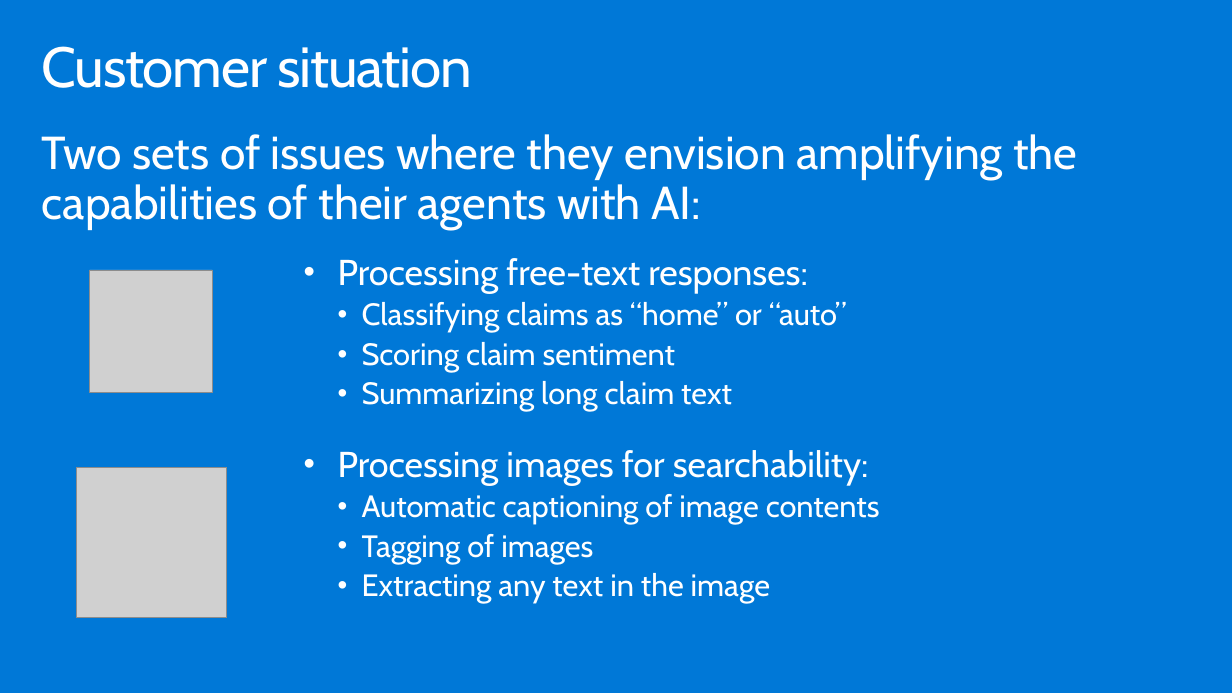
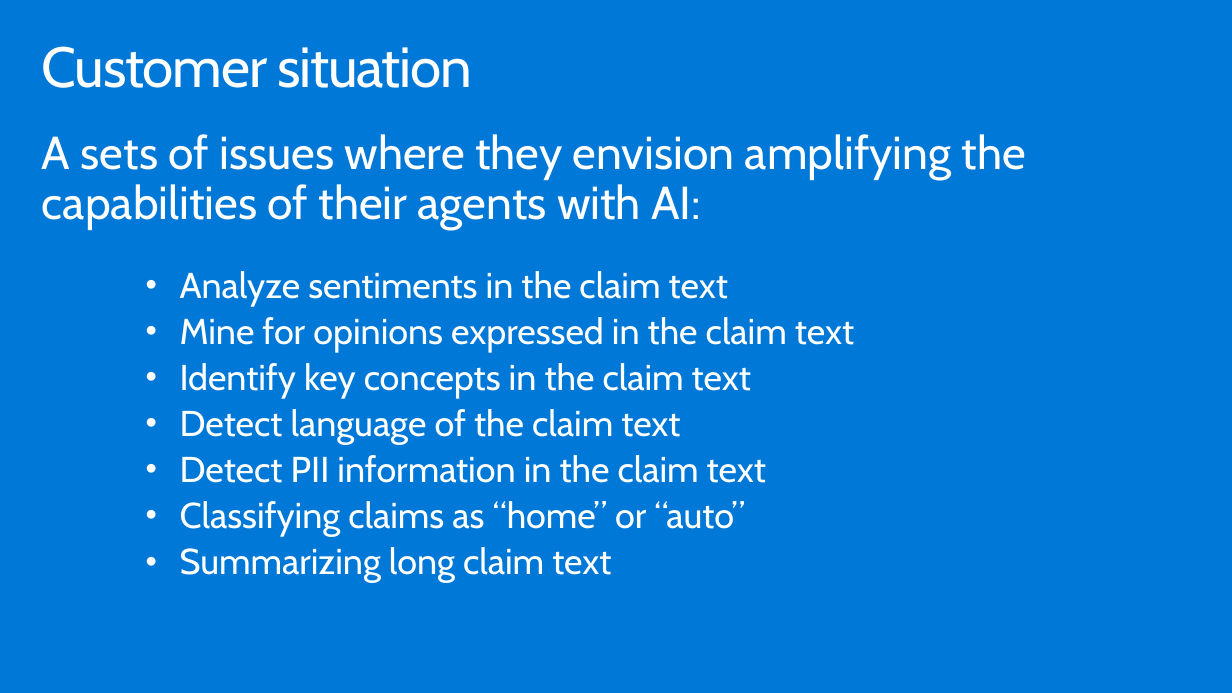
Before and after one commit to microsoft/MCW-Analyzing-text-with-Azure-Machine-Learning-and-Cognitive-Services, a slide deck: slide 5 of Whiteboard design session/WDS trainer presentation - Cognitive Services and deep learning.pptx. Drawn at 1232x693 pixels with LibreOffice and Linux fonts; fonts in the diff are those of the drawing; grey boxes stand for pictures. Boxes give left, top, right and bottom in pixels: in the first picture for what was removed or moved away, otherwise in the second. Text is boxed around its words. In the diff, an @@ line names an element or a change of style, - is before the commit and + after.

```diff
--- a/Whiteboard design session/WDS trainer presentation - Cognitive Services and deep learning.pptx
+++ b/Whiteboard design session/WDS trainer presentation - Cognitive Services and deep learning.pptx
@@ text at (42, 134, 1026, 230): text changed @@
-Two sets of issues where they envision amplifying the capabilities of their agents with AI:
+A sets of issues where they envision amplifying the capabilities of their agents with AI:
@@ text "Analyze sentiments in the claim ...": place and size @@
-text "Analyze sentiments in the claim ..." at (338, 258, 880, 603)
+text "Analyze sentiments in the claim ..." at (180, 271, 854, 583)
@@ picture removed at (90, 270, 213, 393) @@
@@ text at (180, 271, 854, 483): text changed @@
-• Processing free-text responses:
+• Analyze sentiments in the claim text
+• Mine for opinions expressed in the claim text
+• Identify key concepts in the claim text
+• Detect language of the claim text
+• Detect PII information in the claim text
@@ text at (362, 342, 675, 372): paragraph removed @@
-  • Scoring claim sentiment
@@ picture removed at (77, 468, 227, 618) @@
@@ text at (338, 450, 880, 603): paragraphs removed @@
-• Processing images for searchability:
-  • Automatic captioning of image contents
-  • Tagging of images
-  • Extracting any text in the image
@@ text at (180, 501, 745, 583): size 24 to 28 pt in "Classifying claims as “home” or “auto”", "Summarizing long claim text"; list level 2 to 1 in "Classifying claims as “home” or ..."; list level 2 to 1 in "Summarizing long claim text" @@
```
Also in this commit, not shown: 8 other slides changed, 2 slides added, 5 slides removed, 1 other file.
